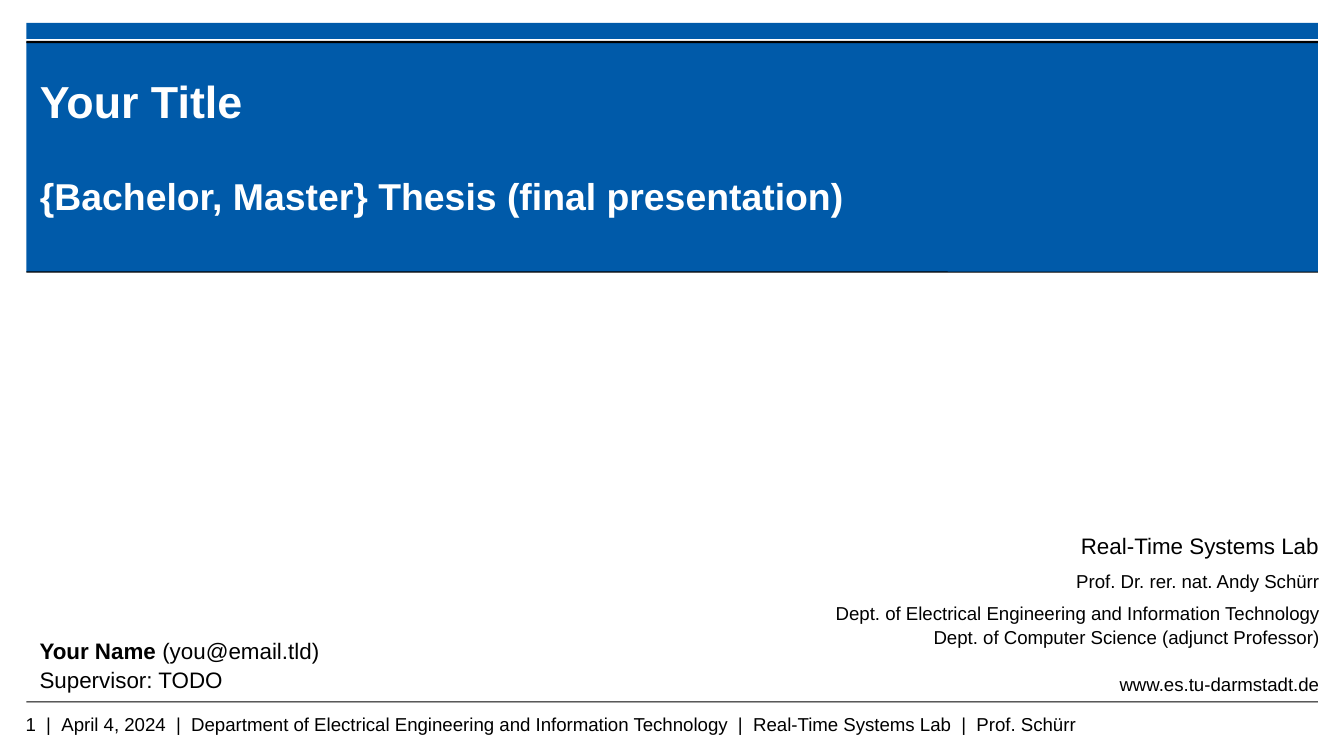
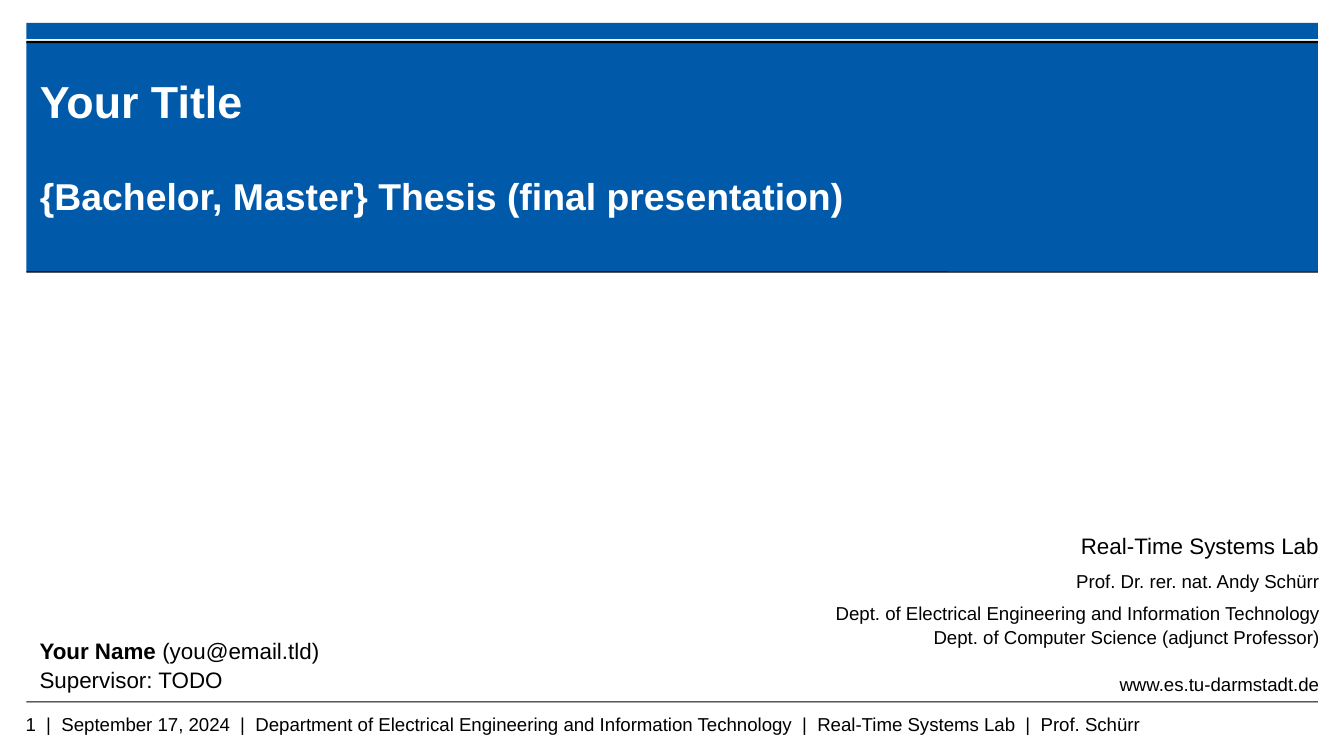
Before and after one commit to Echtzeitsysteme/slide-templates, a slide deck: slide 1 of es_template_en.pptx. Drawn at 1344x756 pixels with LibreOffice and Linux fonts; fonts in the diff are those of the drawing; background and template pictures are left out. Boxes give left, top, right and bottom in pixels: in the first picture for what was removed or moved away, otherwise in the second. Text is boxed around its words. In the diff, an @@ line names an element or a change of style, - is before the commit and + after.

```diff
--- a/es_template_en.pptx
+++ b/es_template_en.pptx
@@ text at (x1=26, y1=717, x2=1140, y2=735): text changed @@
-1 | April 4, 2024 | Department of Electrical Engineering and Information Technology | Real-Time Systems Lab | Prof. Schürr
+1 | September 17, 2024 | Department of Electrical Engineering and Information Technology | Real-Time Systems Lab | Prof. Schürr
```
Also in this commit, not shown: 1 other slide changed, 1 other file.
